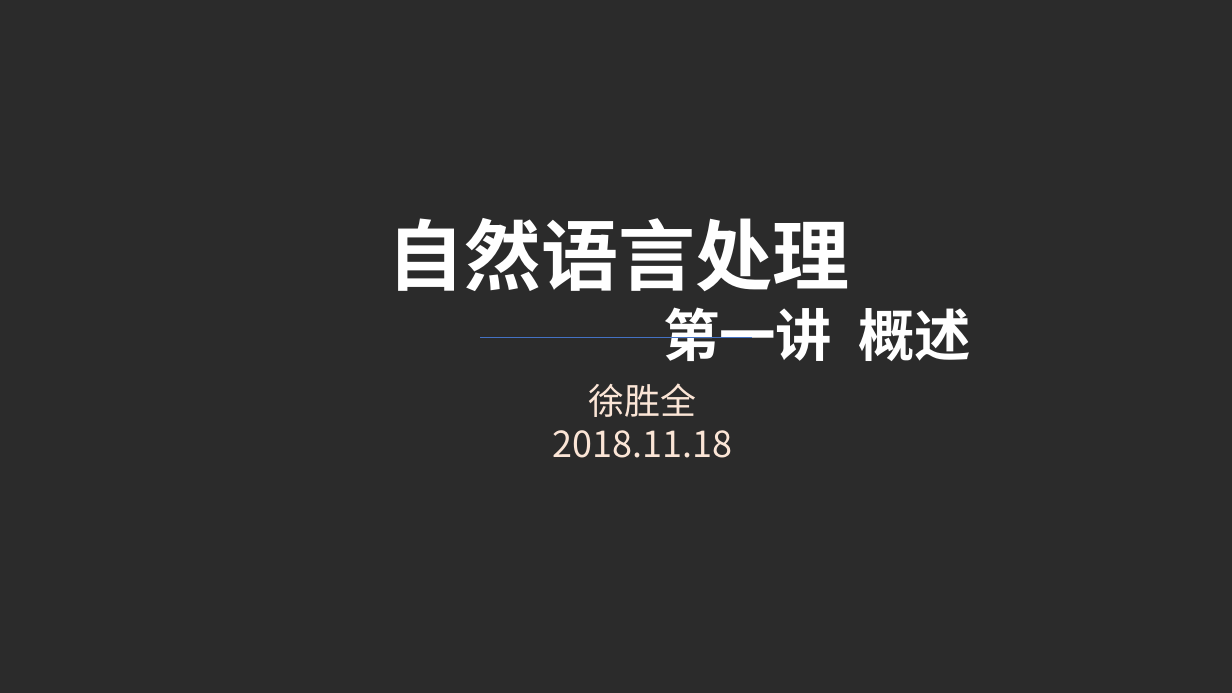
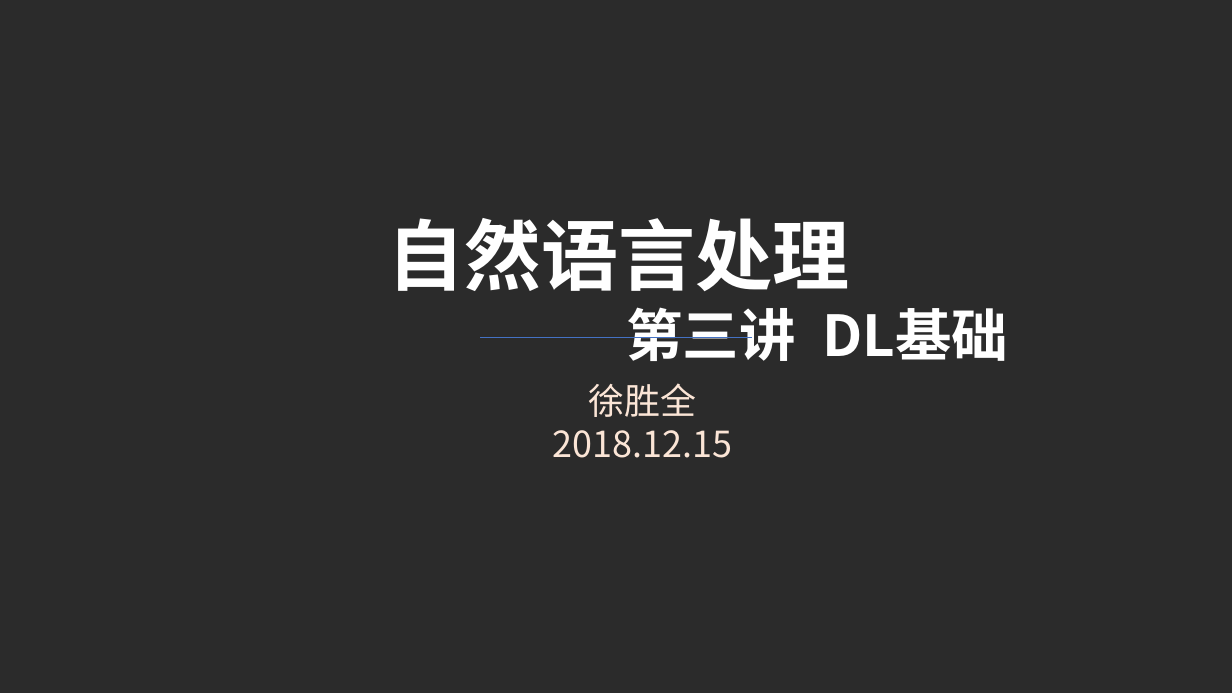
Before and after one commit to charlesXu86/Chatbot_CN, a slide deck: slide 1 of Chatbot_Doc/课程/NLP-3-深度学习基础.pptx. Drawn at 1232x693 pixels with LibreOffice and Linux fonts; fonts in the diff are those of the drawing; background and template pictures are left out; a plain dark background stands for a picture behind light text. Boxes give left, top, right and bottom in pixels: in the first picture for what was removed or moved away, otherwise in the second. Text is boxed around its words. In the diff, an @@ line names an element or a change of style, - is before the commit and + after.

```diff
--- a/Chatbot_Doc/课程/NLP-3-深度学习基础.pptx
+++ b/Chatbot_Doc/课程/NLP-3-深度学习基础.pptx
@@ text at (x1=627, y1=307, x2=1008, y2=361): text changed @@
-第一讲 概述
+第三讲 DL基础
@@ text at (x1=553, y1=430, x2=732, y2=458): text changed @@
-2018.11.18
+2018.12.15
```
Also in this commit, not shown: 2 other files.
